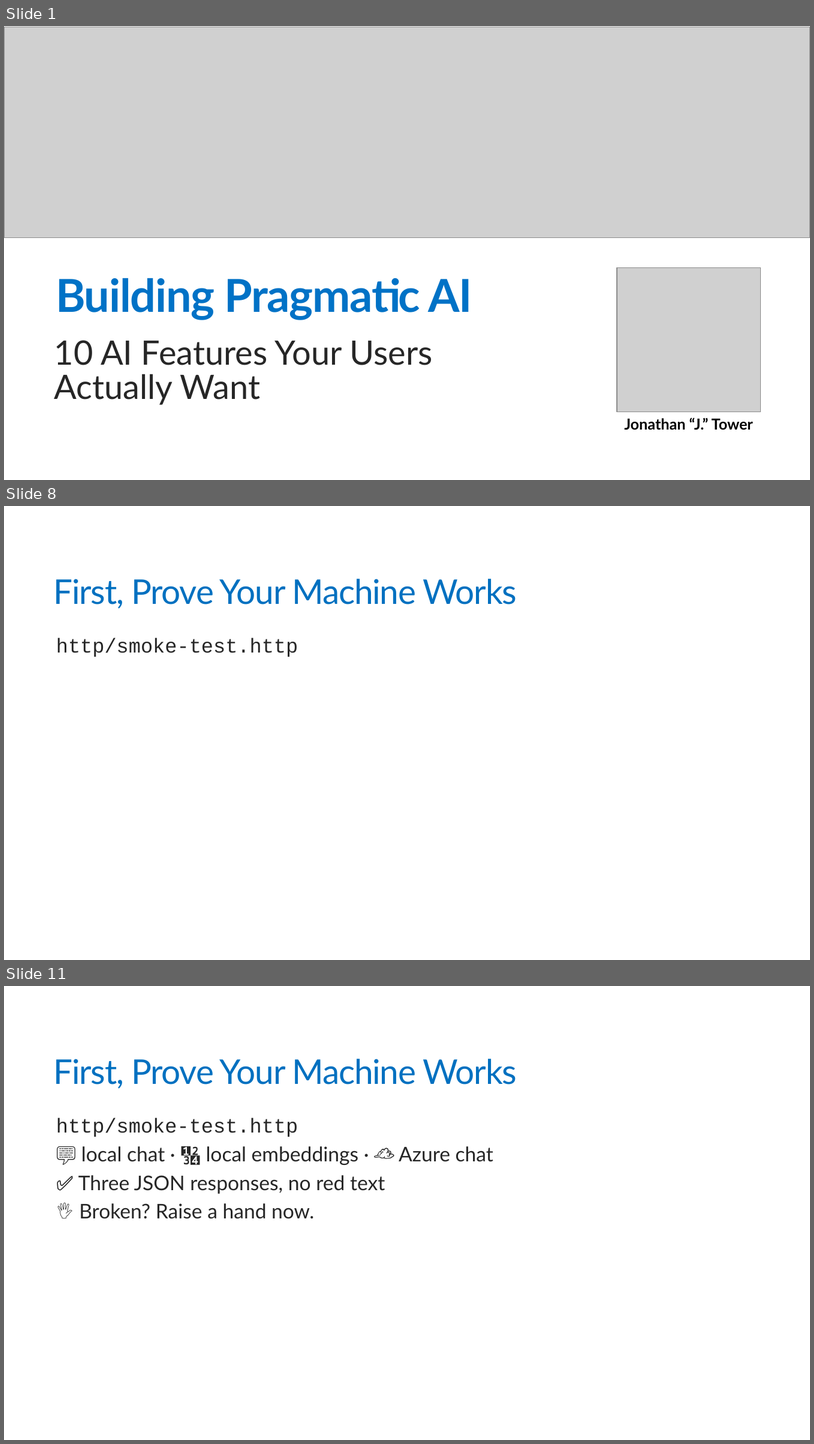
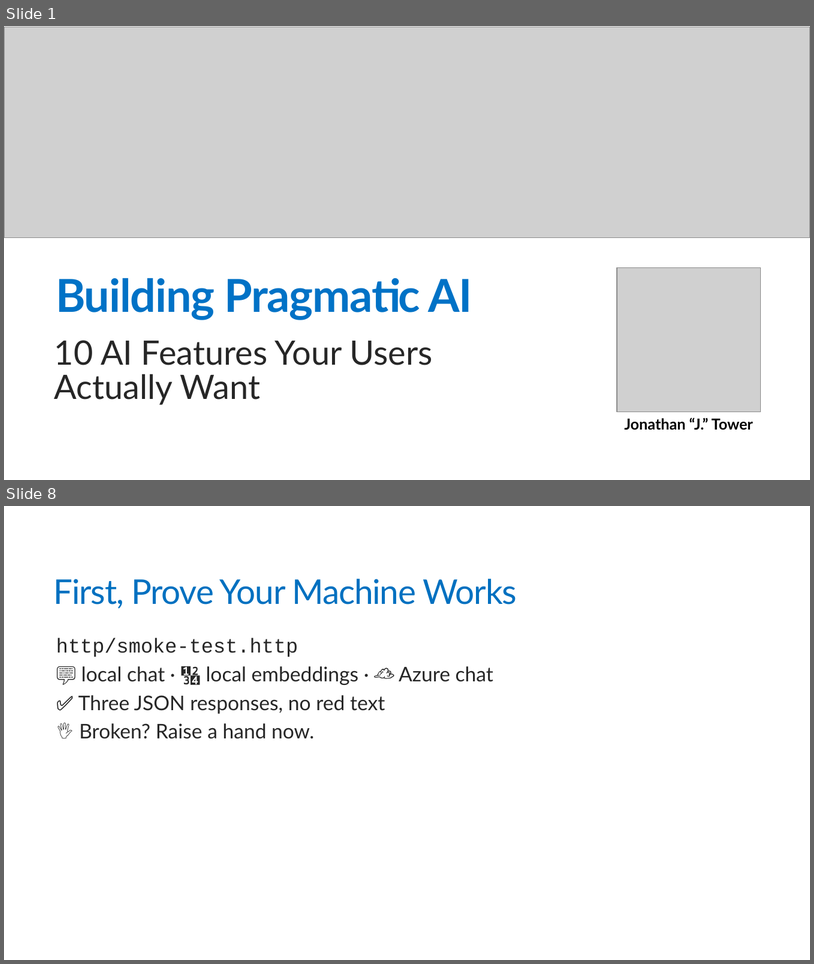
Before and after one commit to trailheadtechnology/10-ai-features-workshop, a slide deck: docs/slides/pptx/M0-opening.pptx. Shown one above the other, each under a label of ours: slides 1, 8 and 11 before the commit, slides 1 and 8 after it; the slides between them are not shown. The pictures are 814x1444 and 814x964 pixels, drawn with LibreOffice and Linux fonts; fonts in the diff are those of the drawing; grey boxes stand for pictures. Boxes give left, top, right and bottom in pixels: in the first picture for what was removed or moved away, otherwise in the second. Text is boxed around its words. In the diff, an @@ line names an element or a change of style, - is before the commit and + after.

```diff
--- a/docs/slides/pptx/M0-opening.pptx
+++ b/docs/slides/pptx/M0-opening.pptx
@@ slide 8 removed at box(4, 506, 810, 960), background #FFFFFF @@
@@ title removed at box(54, 579, 517, 609) @@
-First, Prove Your Machine Works
@@ text removed at box(56, 637, 298, 657) @@
-  http/smoke-test.http
@@ what was slide 11 is now slide 8 @@
```
Also in this commit, not shown: 12 slides changed, 2 slides added, 8 other slides removed, 59 other files.
